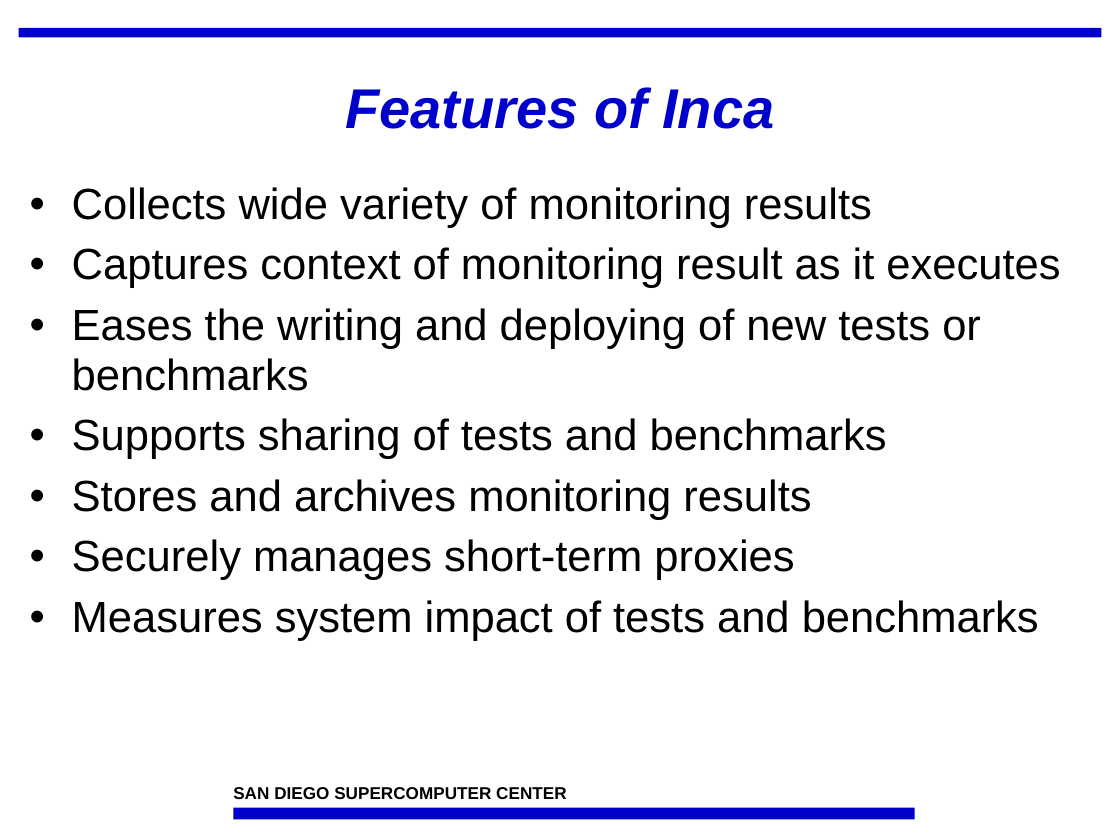
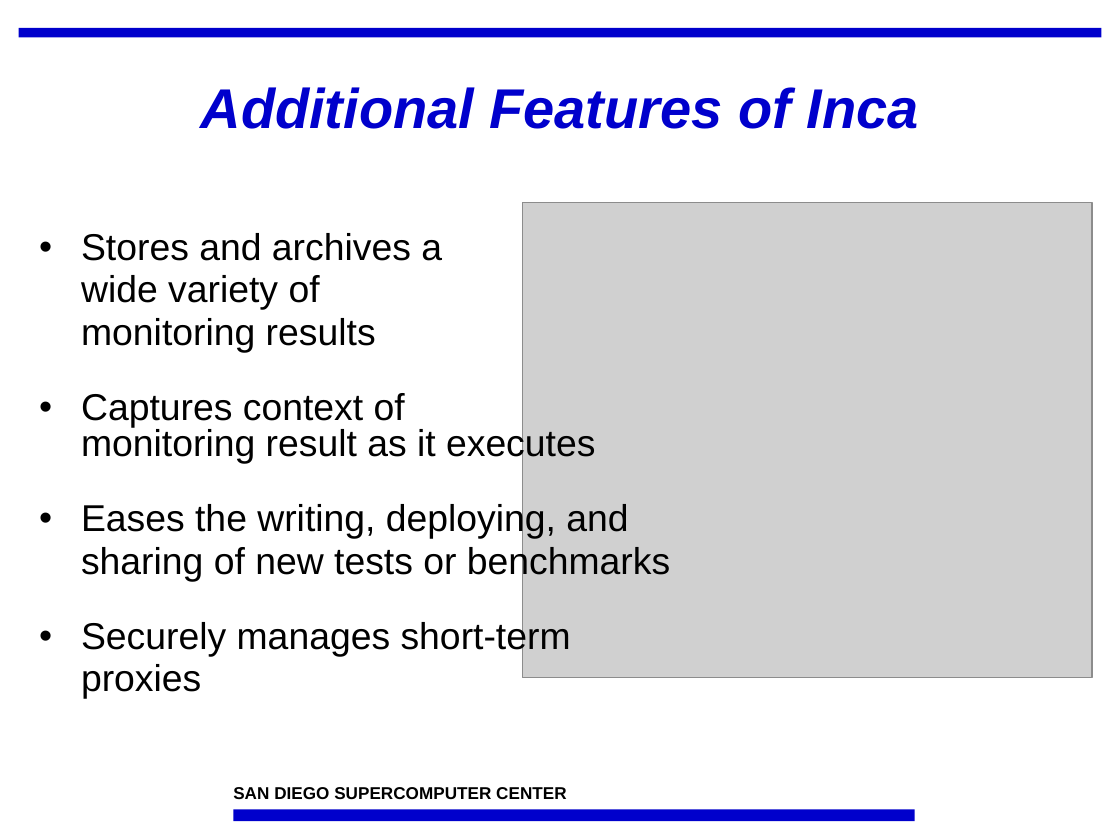
Before and after one commit to IncaProject/inca-xsede, a slide deck: slide 4 of talks/sc07/inca-sc07.ppt. Drawn at 1120x840 pixels with LibreOffice and Linux fonts; fonts in the diff are those of the drawing; grey boxes stand for pictures; background and template pictures are left out. Boxes give left, top, right and bottom in pixels: in the first picture for what was removed or moved away, otherwise in the second. Text is boxed around its words. In the diff, an @@ line names an element or a change of style, - is before the commit and + after.

```diff
--- a/talks/sc07/inca-sc07.ppt
+++ b/talks/sc07/inca-sc07.ppt
@@ title at (201,87,919,129): text changed @@
-Features of Inca
+Additional Features of Inca
@@ text removed at (72,187,1060,641) @@
-• Collects wide variety of monitoring results
-• Captures context of monitoring result as it executes
-• Eases the writing and deploying of new tests or benchmarks
-• Supports sharing of tests and benchmarks
-• Stores and archives monitoring results
-• Securely manages short-term proxies
-• Measures system impact of tests and benchmarks
@@ picture added at (522,203,1092,678) @@
@@ text added at (81,233,442,428), 24 pt, text #000000 @@
+• Stores and archives a wide variety of monitoring results
+• Captures context of
@@ text added at (81,427,670,699), 24 pt, text #000000 @@
+monitoring result as it executes
+• Eases the writing, deploying, and sharing of new tests or benchmarks
+• Securely manages short-term proxies
```
Also in this commit, not shown: 17 other slides changed, 1 slide added, 2 slides removed, 16 other files.
